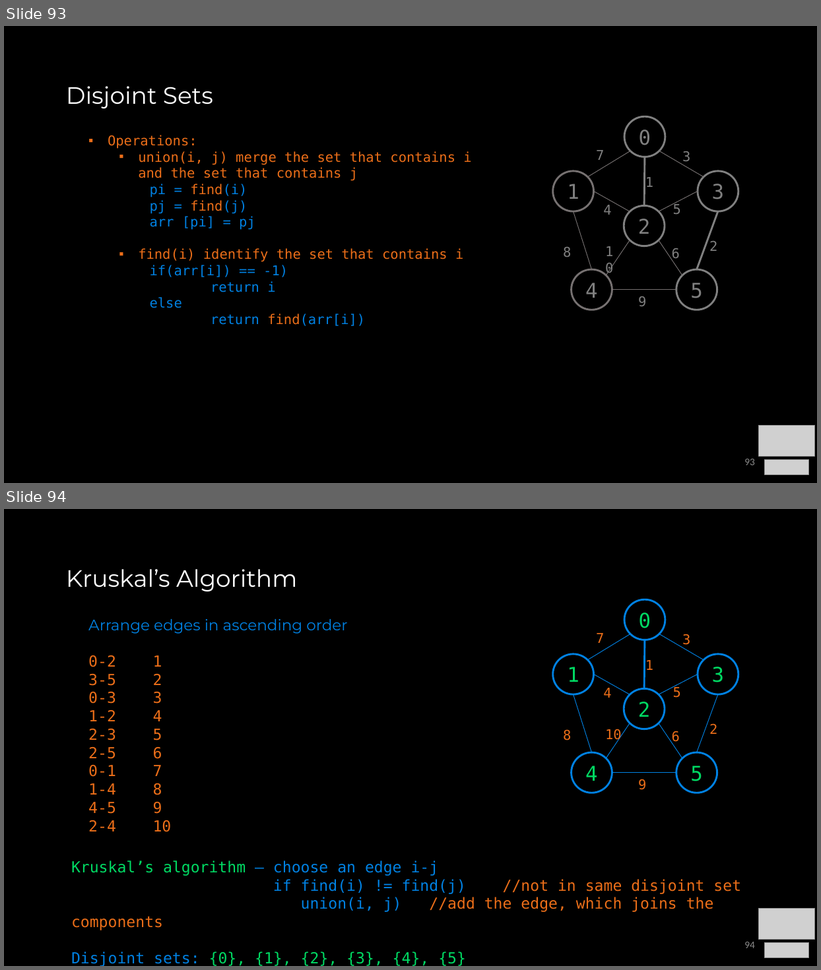
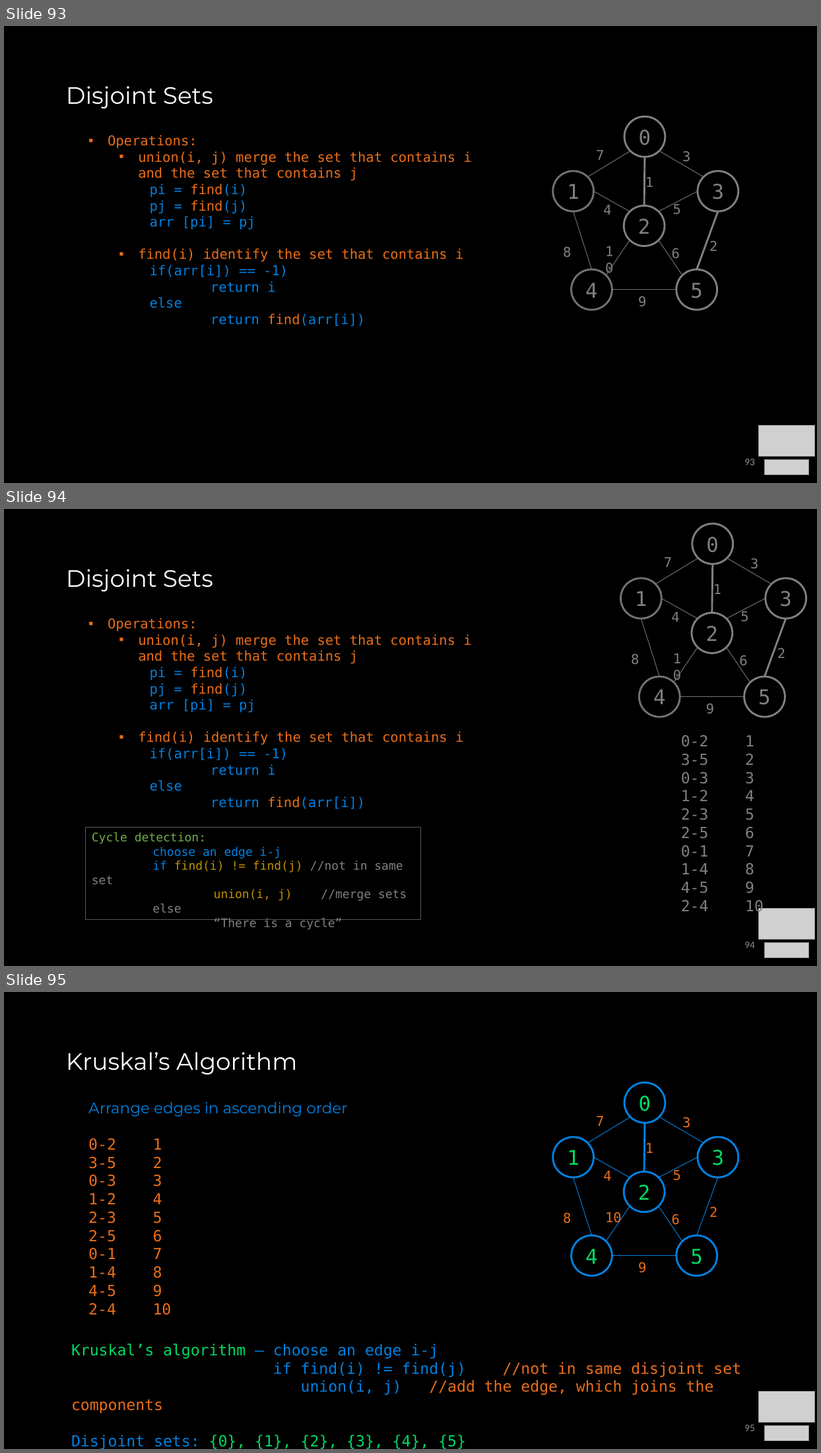
Before and after one commit to COP3530/Instructional-Content, a slide deck: Slides/Slides-PPT/8b - Graph Traversals and Algorithms.pptx. Shown one above the other, each under a label of ours: slides 93 and 94 before the commit, slides 93, 94 and 95 after it. The pictures are 821x970 and 821x1453 pixels, drawn with LibreOffice and Linux fonts; fonts in the diff are those of the drawing; grey boxes stand for pictures. Boxes give left, top, right and bottom in pixels: in the first picture for what was removed or moved away, otherwise in the second. Text is boxed around its words. In the diff, an @@ line names an element or a change of style, - is before the commit and + after.

```diff
--- a/Slides/Slides-PPT/8b - Graph Traversals and Algorithms.pptx
+++ b/Slides/Slides-PPT/8b - Graph Traversals and Algorithms.pptx
@@ slide 94 added at box(4, 509, 817, 966), background #000000 @@
@@ title added at box(66, 569, 213, 591), 28 pt, text #FFFFFF @@
+Disjoint Sets
@@ text added at box(108, 618, 471, 809), 16 pt, text #EB6E19 @@
+▪ Operations:
+  ▪ union(i, j) merge the set that contains i and the set that contains j
+    pi = find(i)
+    pj = find(j)
+    arr [pi] = pj
+  ▪ find(i) identify the set that contains i
+    if(arr[i]) == -1)
+    return i
+    else
+    return find(arr[i])
@@ group added at box(620, 524, 807, 717): 10 texts, 10 lines, 6 ellipses @@
+0
+1
+3
+4
+5
+7
+4
+8
+9
+2
+1
+3
+2
+10
+6
+5
@@ text added at box(681, 735, 764, 916), 18 pt, text #808080 @@
+0-2 1
+3-5 2
+0-3 3
+1-2 4
+2-3 5
+2-5 6
+0-1 7
+1-4 8
+4-5 9
+2-4 10
@@ rectangle added at box(86, 827, 421, 920), outline #595959 0.75 pt, 14 pt, text #808080 @@
+Cycle detection:
+choose an edge i-j
+if find(i) != find(j) //not in same set
+union(i, j) //merge sets
+else
+“There is a cycle”
@@ picture added at box(759, 908, 815, 940) @@
@@ page number added at box(745, 942, 755, 949), 12 pt, text #8C8C8C @@
+94
@@ picture added at box(765, 943, 809, 958) @@
@@ what was slide 94 is now slide 95 @@
@@ page number at box(745, 1425, 755, 1432): text changed @@
-94
+95
```
Also in this commit, not shown: 6 slides changed.
